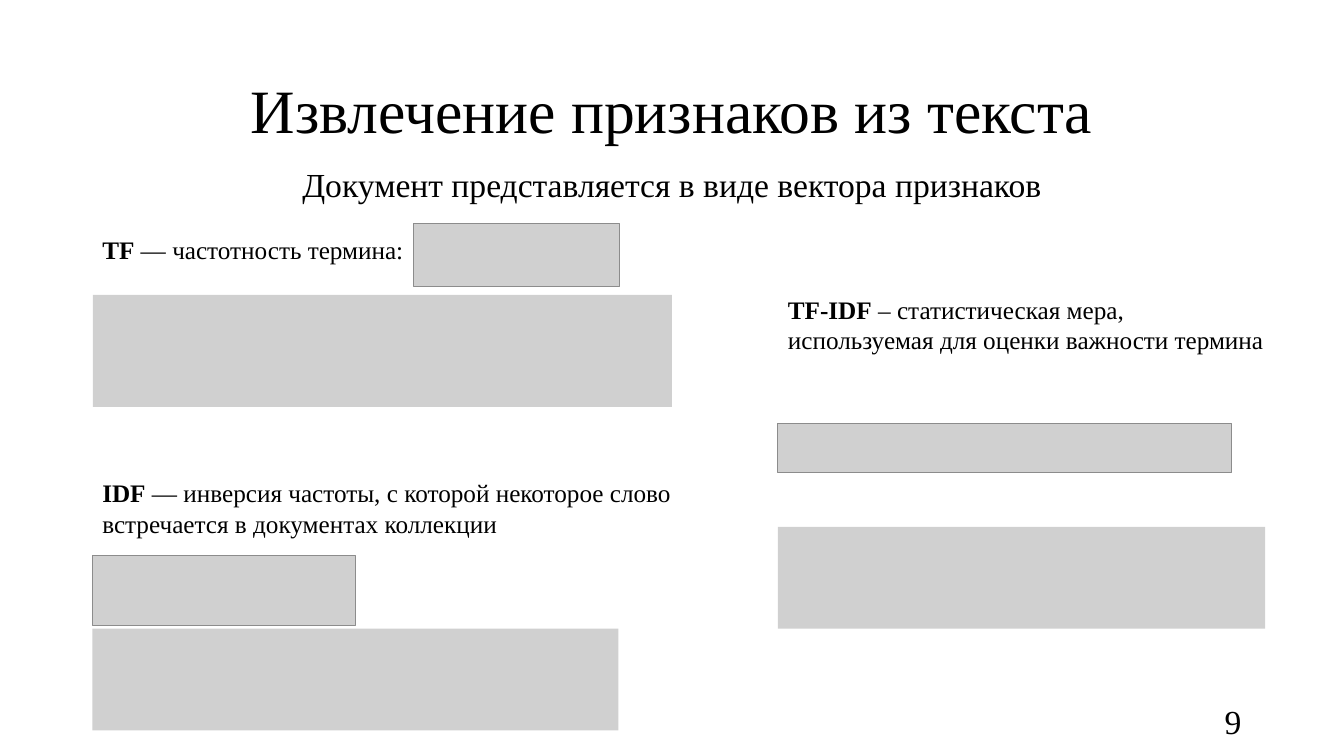
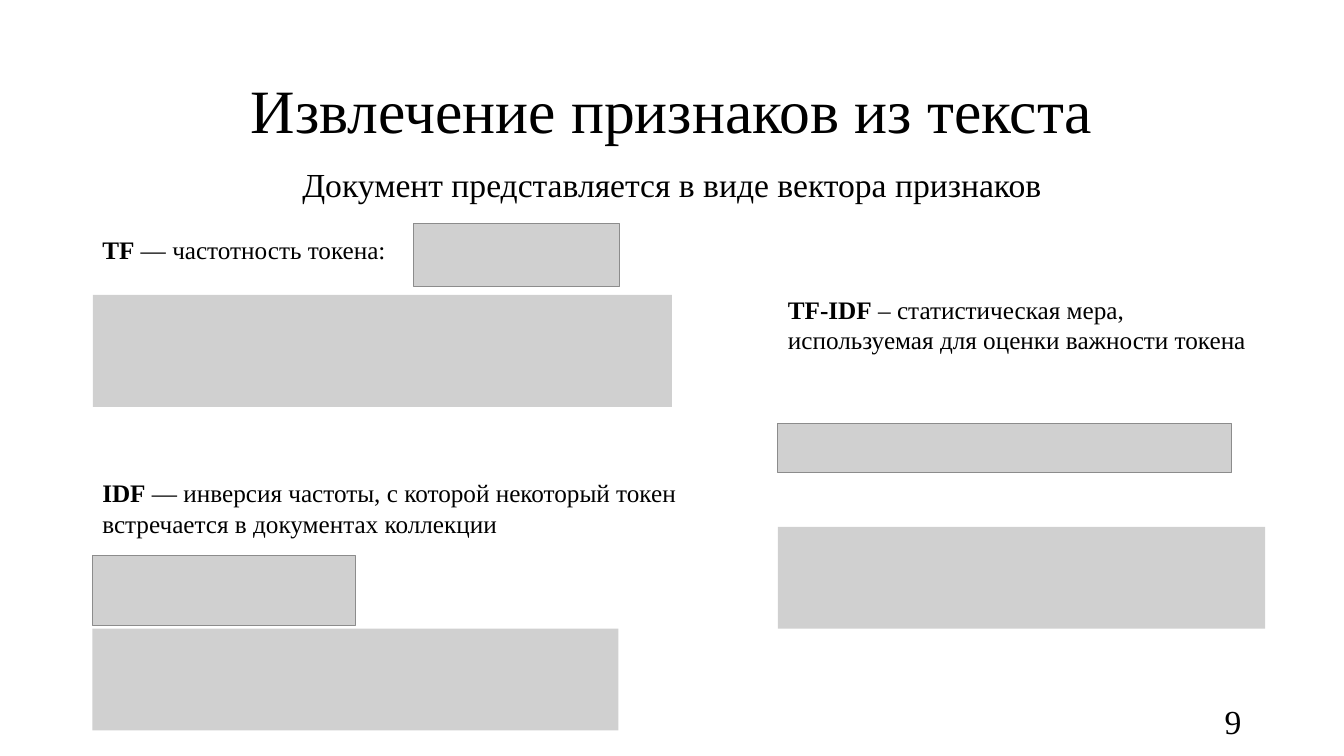
Before and after one commit to oljakon/bachelor-degree, a slide deck: slide 9 of РПЗ/презентация_Кондрашова.pptx. Drawn at 1344x756 pixels with LibreOffice and Linux fonts; fonts in the diff are those of the drawing; grey boxes stand for pictures. Boxes give left, top, right and bottom in pixels: in the first picture for what was removed or moved away, otherwise in the second. Text is boxed around its words. In the diff, an @@ line names an element or a change of style, - is before the commit and + after.

Commit message:
save rpz and presentation

```diff
--- a/РПЗ/презентация_Кондрашова.pptx
+++ b/РПЗ/презентация_Кондрашова.pptx
@@ text at bbox=[102, 242, 386, 260]: text changed @@
-TF — частотность термина:
+TF — частотность токена:
@@ text at bbox=[788, 302, 1246, 355]: text changed @@
-TF-IDF – статистическая мера, используемая для оценки важности термина
+TF-IDF – статистическая мера, используемая для оценки важности токена
@@ text at bbox=[102, 484, 676, 539]: text changed @@
-IDF — инверсия частоты, с которой некоторое слово встречается в документах коллекции
+IDF — инверсия частоты, с которой некоторый токен встречается в документах коллекции
```
Also in this commit, not shown: 3 other slides changed, 1 other file.
